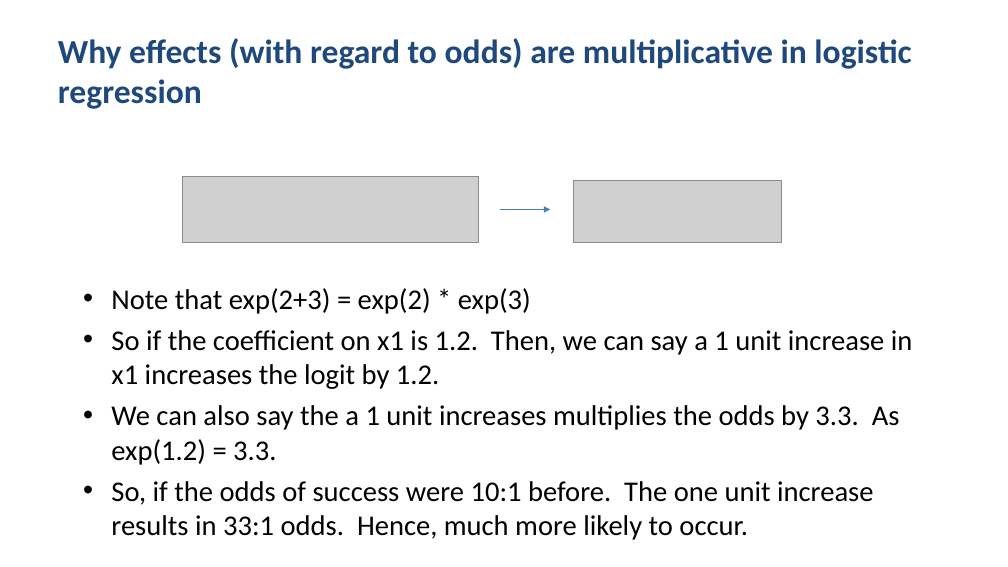
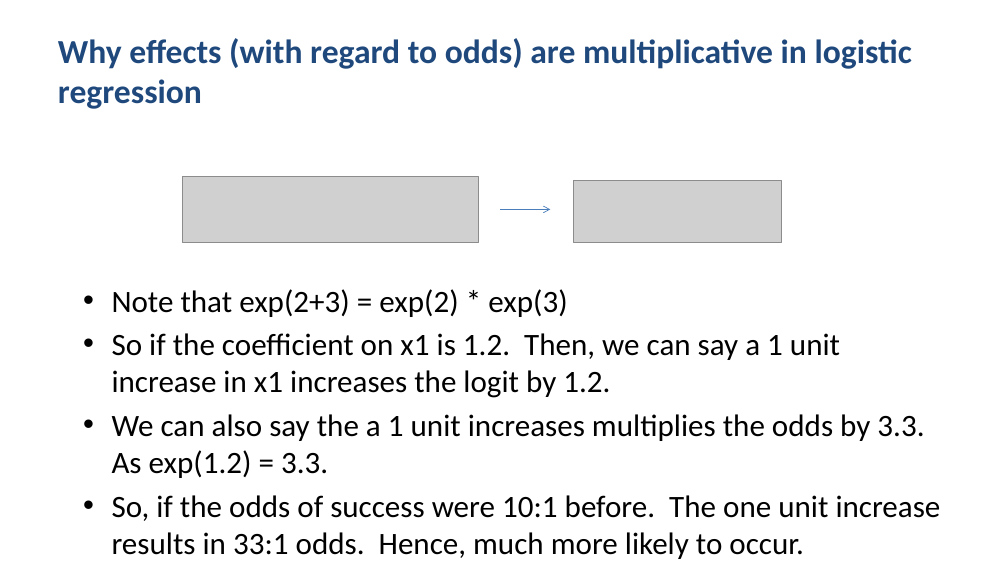
Before and after one commit to alexkcode/pa-541, a slide deck: slide 11 of PA_541_Week_13_PanelDataPart1_PooledCrossSect_STUDENT.pptx. Drawn at 1008x567 pixels with LibreOffice and Linux fonts; fonts in the diff are those of the drawing; grey boxes stand for pictures. Boxes give left, top, right and bottom in pixels: in the first picture for what was removed or moved away, otherwise in the second. Text is boxed around its words. In the diff, an @@ line names an element or a change of style, - is before the commit and + after.

Commit message:
replacing previous lecture pdfs because they were bad

```diff
--- a/PA_541_Week_13_PanelDataPart1_PooledCrossSect_STUDENT.pptx
+++ b/PA_541_Week_13_PanelDataPart1_PooledCrossSect_STUDENT.pptx
@@ text "Note that exp(2+3) = exp(2) ..." at [112, 289, 941, 559]: size 27.2 to 29.6 pt; indent changed @@
```
Also in this commit, not shown: 52 other slides changed, 2 slides added, 2 slides removed, 10 other files.
